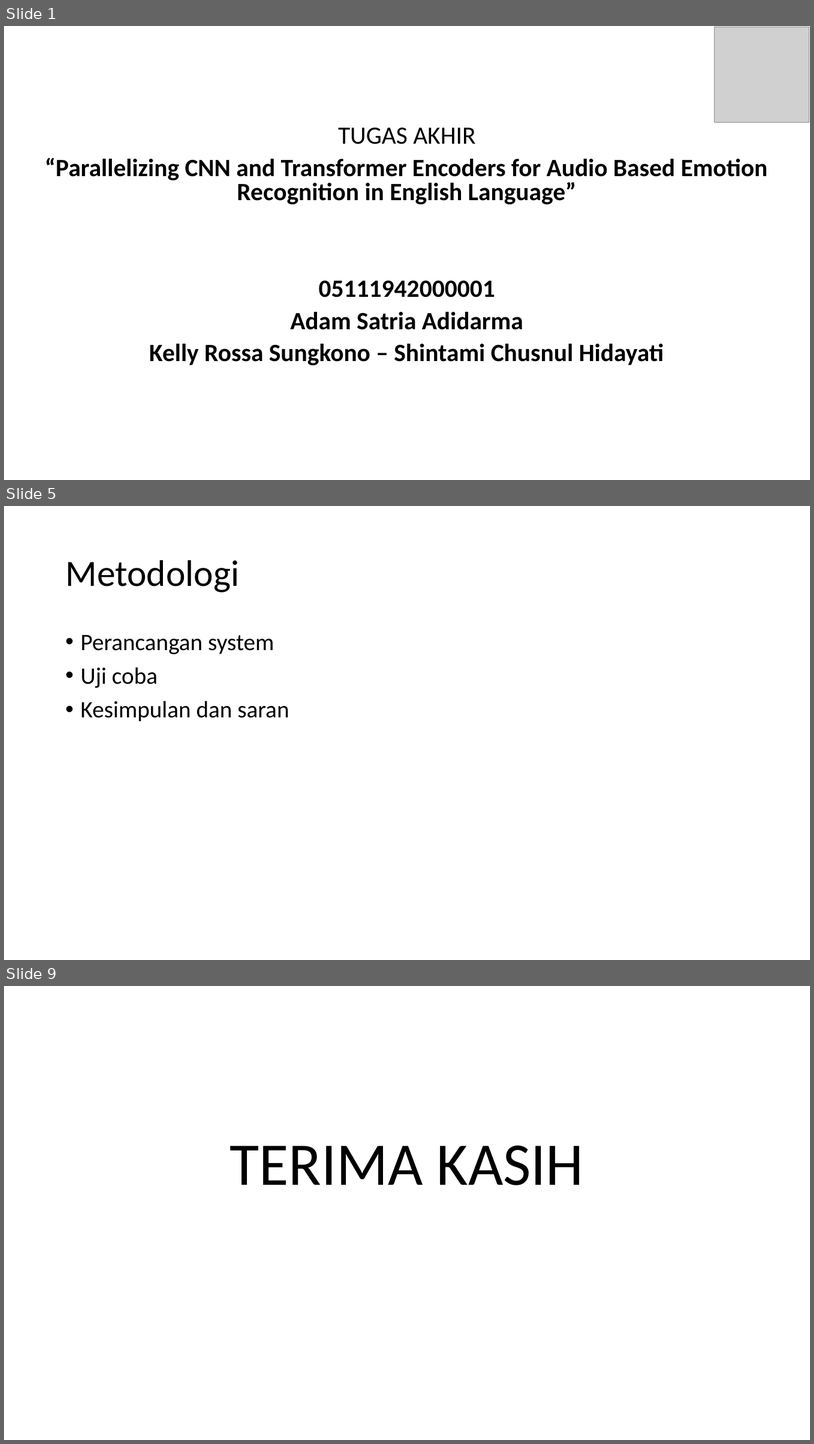
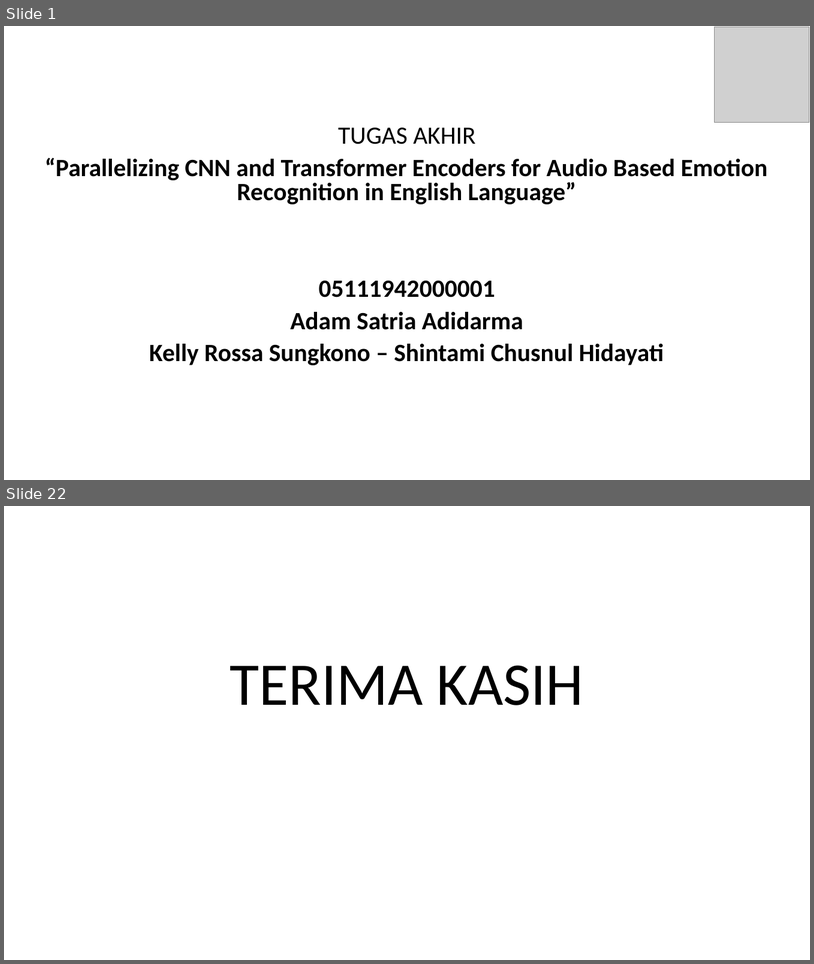
Before and after one commit to satria-ui/TugasAkhir2023, a slide deck: Template presentasi TA.pptx. Shown one above the other, each under a label of ours: slides 1, 5 and 9 before the commit, slides 1 and 22 after it; the slides between them are not shown. The pictures are 814x1444 and 814x964 pixels, drawn with LibreOffice and Linux fonts; fonts in the diff are those of the drawing; grey boxes stand for pictures; background and template pictures are left out. Boxes give left, top, right and bottom in pixels: in the first picture for what was removed or moved away, otherwise in the second. Text is boxed around its words. In the diff, an @@ line names an element or a change of style, - is before the commit and + after.

```diff
--- a/Template presentasi TA.pptx
+++ b/Template presentasi TA.pptx
@@ slide 5 removed at <box>4,506,810,960</box>, background picture (left out) @@
@@ title removed at <box>65,560,239,592</box> @@
-Metodologi
@@ text removed at <box>81,635,289,721</box> @@
-• Perancangan system
-• Uji coba
-• Kesimpulan dan saran
@@ what was slide 9 is now slide 22 @@
```
Also in this commit, not shown: 1 slide changed, 19 slides added, 5 other slides removed, 1 other file.
